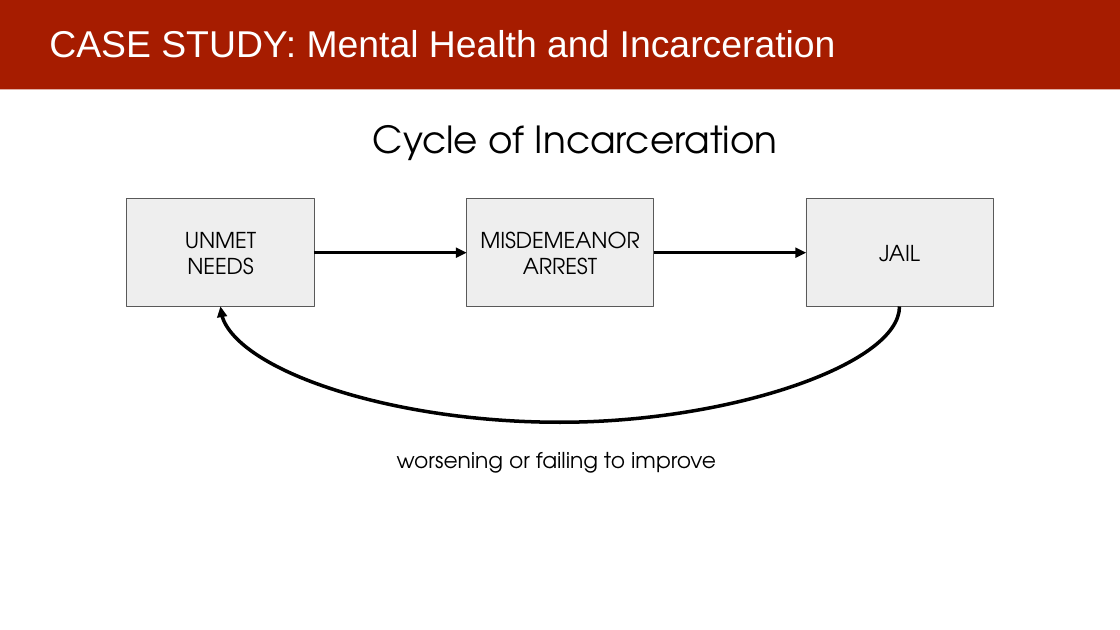
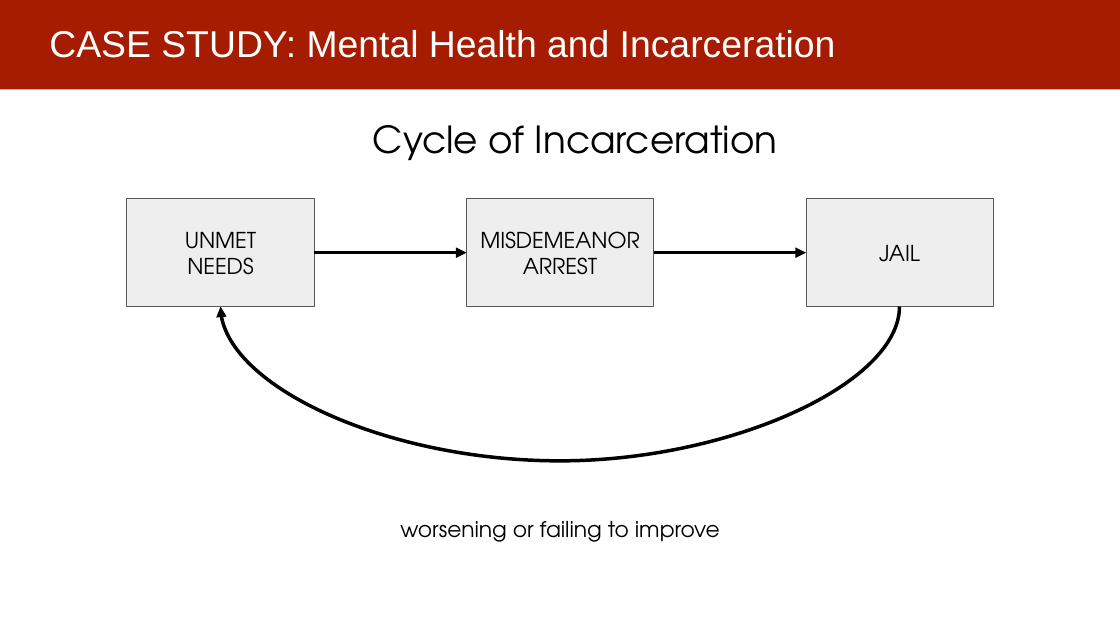
Before and after one commit to dssg/mlforpublicpolicylab, a slide deck: slide 23 of Lectures/FieldValidation.pptx (slide 8 before the commit). Drawn at 1120x630 pixels with LibreOffice and Linux fonts; fonts in the diff are those of the drawing. Boxes give left, top, right and bottom in pixels: in the first picture for what was removed or moved away, otherwise in the second. Text is boxed around its words. In the diff, an @@ line names an element or a change of style, - is before the commit and + after.

```diff
--- a/Lectures/FieldValidation.pptx
+++ b/Lectures/FieldValidation.pptx
@@ curved arrow (900, 307) - (220, 307): route changed @@
@@ text "worsening or failing to improve": place and size @@
-text "worsening or failing to improve" at bbox=[397, 452, 716, 473]
+text "worsening or failing to improve" at bbox=[400, 521, 720, 542]
```
Also in this commit, not shown: 15 other slides changed, 10 slides added, 1 slide removed.
